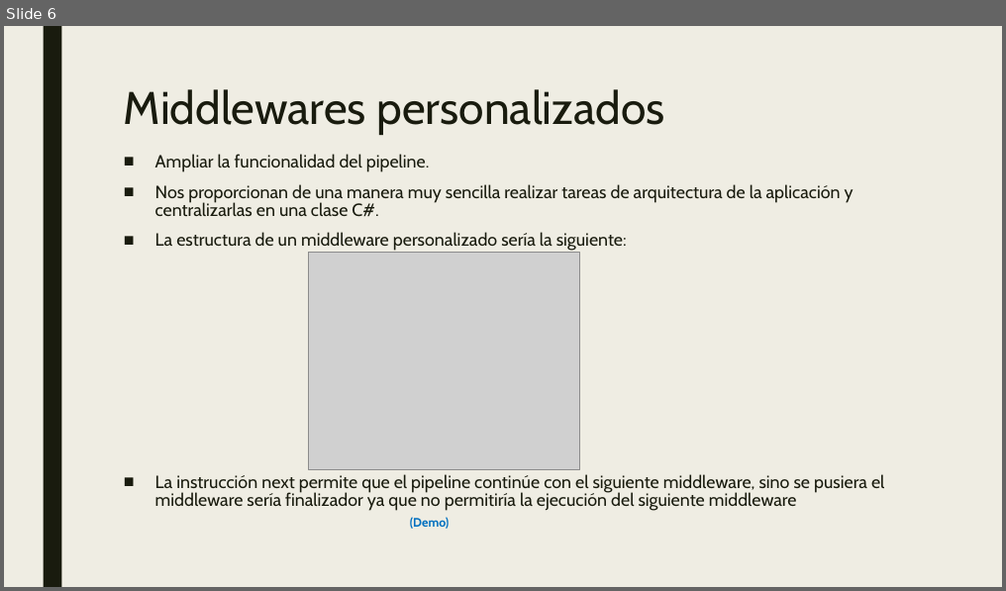
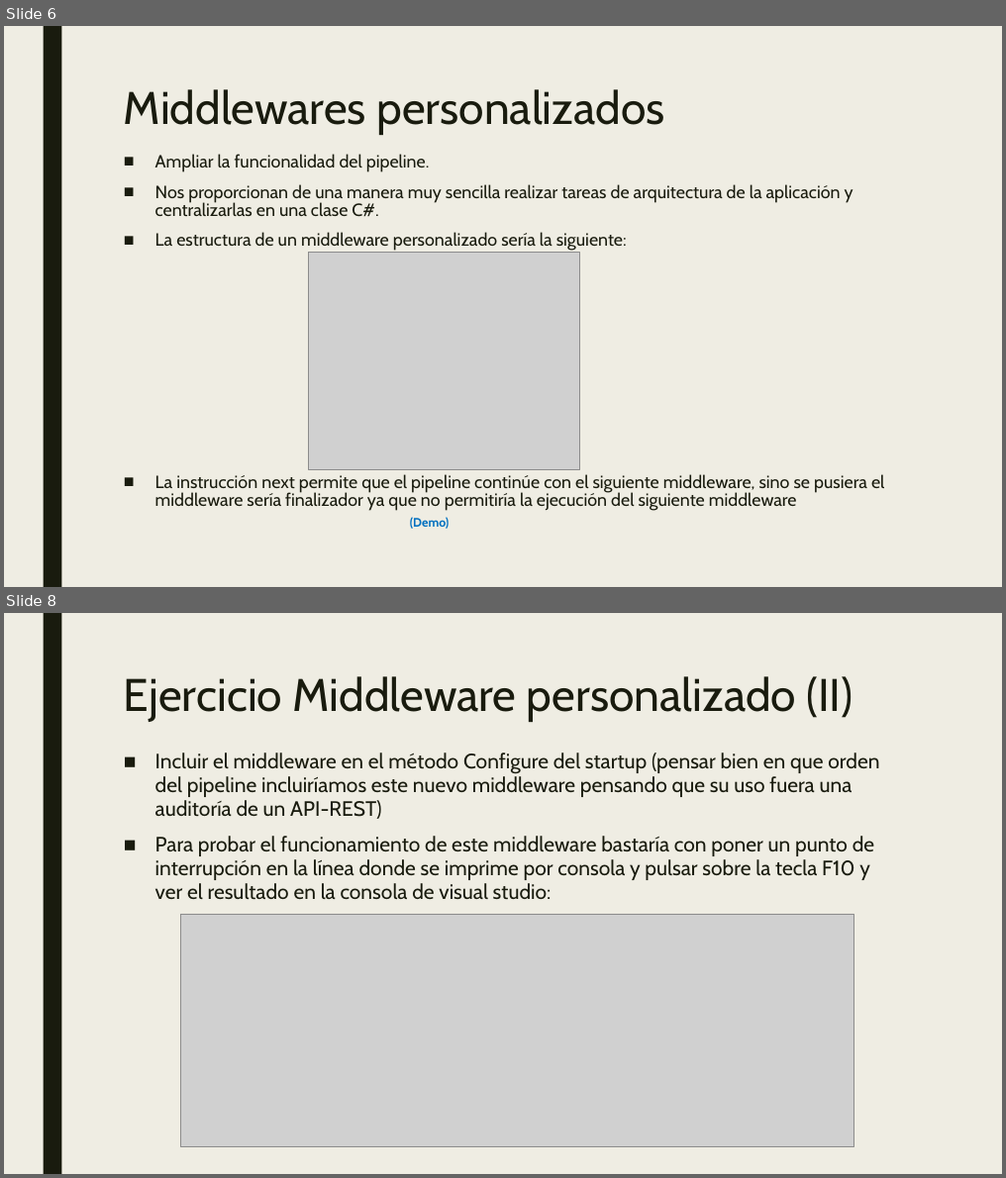
Before and after one commit to dadjh85/Demo2-Curso-.NetCore3.1, a slide deck: doc/Demo2- Curso .NET Core.pptx. Shown one above the other, each under a label of ours: slide 6 before the commit, slides 6 and 8 after it; the slides between them are not shown. The pictures are 1006x591 and 1006x1178 pixels, drawn with LibreOffice and Linux fonts; fonts in the diff are those of the drawing; grey boxes stand for pictures. Boxes give left, top, right and bottom in pixels: in the first picture for what was removed or moved away, otherwise in the second. Text is boxed around its words. In the diff, an @@ line names an element or a change of style, - is before the commit and + after.

```diff
--- a/doc/Demo2- Curso .NET Core.pptx
+++ b/doc/Demo2- Curso .NET Core.pptx
@@ slide 8 added at [4,613,1002,1174], background #EFEDE3; not listed: 1 template element that a slide beside it also shows @@
@@ title added at [124,676,853,722], 44 pt, text #191B0E @@
+Ejercicio Middleware personalizado (II)
@@ text added at [155,753,879,900], 20 pt, text #191B0E @@
+■ Incluir el middleware en el método Configure del startup (pensar bien en que orden del pipeline incluiríamos este nuevo middleware pensando que su uso fuera una auditoría de un API-REST)
+■ Para probar el funcionamiento de este middleware bastaría con poner un punto de interrupción en la línea donde se imprime por consola y pulsar sobre la tecla F10 y ver el resultado en la consola de visual studio:
@@ picture added at [180,914,854,1147] @@
```
Also in this commit, not shown: 1 slide changed.
